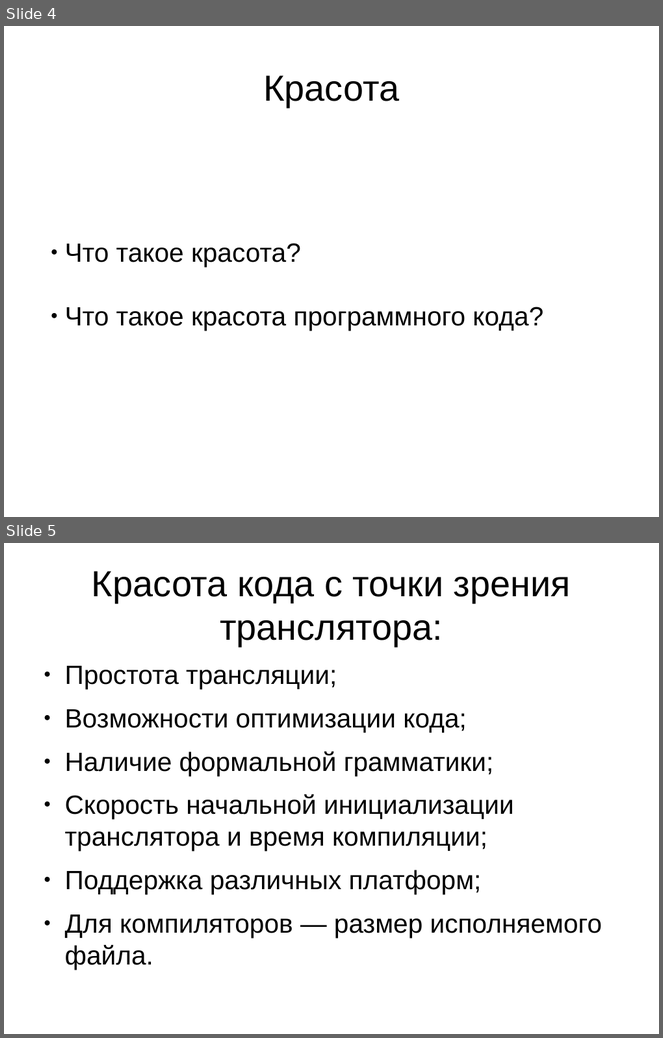
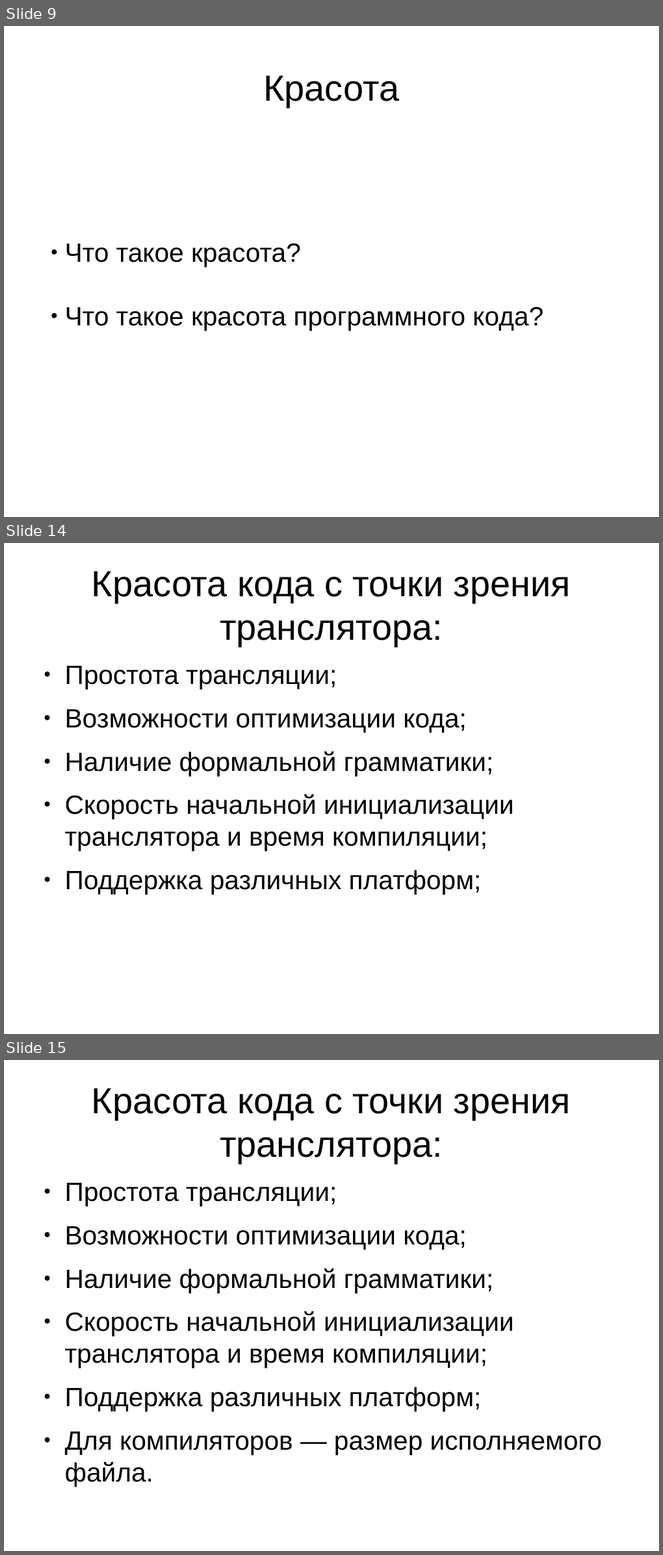
Before and after one commit to altersign/code-beauty, a slide deck: slideshow.odp. Shown one above the other, each under a label of ours: slides 4 and 5 before the commit, slides 9, 14 and 15 after it; the slides between them are not shown. The pictures are 663x1038 and 663x1555 pixels, drawn with LibreOffice and Linux fonts; fonts in the diff are those of the drawing. Boxes give left, top, right and bottom in pixels: in the first picture for what was removed or moved away, otherwise in the second. Text is boxed around its words. In the diff, an @@ line names an element or a change of style, - is before the commit and + after.

```diff
--- a/slideshow.odp
+++ b/slideshow.odp
@@ slide 14 added at (4, 543, 659, 1034), background #FFFFFF @@
@@ title added at (92, 571, 571, 646), 44 pt, text #000000 @@
+Красота кода с точки зрения транслятора:
@@ text added at (65, 666, 514, 895), 32 pt, text #000000 @@
+● Простота трансляции;
+● Возможности оптимизации кода;
+● Наличие формальной грамматики;
+● Скорость начальной инициализации транслятора и время компиляции;
+● Поддержка различных платформ;
@@ what was slide 4 is now slide 9 @@
@@ what was slide 5 is now slide 15 @@
```
Also in this commit, not shown: 1 slide changed, 24 other slides added.
